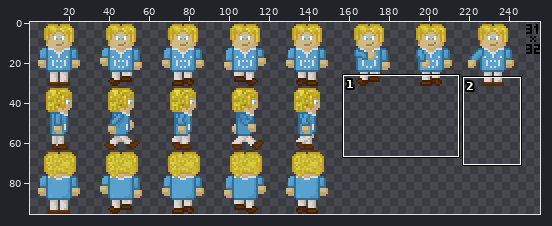
Sprite sheet: TileGame/Resources/Textures/SS-PlayerV3.png. The picture above shows the old version from afar; the outline marks the close-up.
Close-up. First the earlier version:
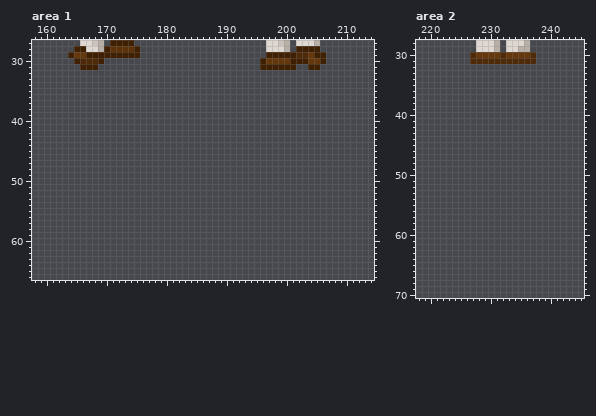
The file is 256x96 pixels. Colours within 5 levels of each other are drawn and written as one. Shown: area 1: x 158..214, y 27..66; area 2: x 218..245, y 28..70. The wide view leaves out empty margins.
New version:
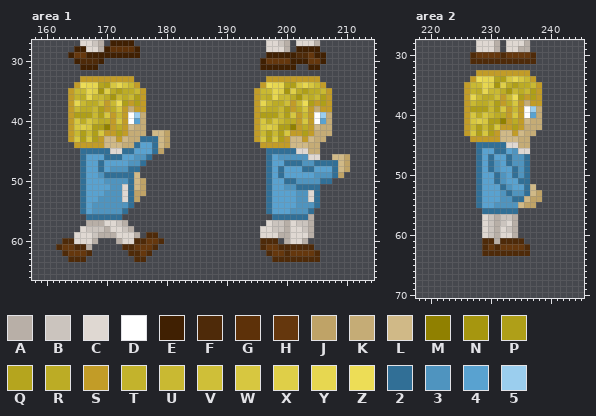
Palette (. is transparent): A #b8afa7  B #cbc4be  C #dfd8d2  D #ffffff  E #402002  F #4e2a09  G #5d3109  H #65370d  J #bfa367  K #c5ac76  L #d0b987  M #908000  N #a6960f  P #af9f18  Q #b5a51e  R #bcac25  S #c29c27  T #c3b32c  U #c9b932  V #cfbf38  W #d7c740  X #dfcf48  Y #e7d750  Z #eddd56  2 #316f96  3 #4f94bf  4 #59a2d0  5 #9bceee
Change:
Changed rows in their new state; - is an unchanged pixel.
Area 1:
first column x 162:
33 ----SSSSSSSSS----------------------SSSSSSSSS-----
34 ---SZYYQPWYWUS--------------------SZYYQPWYWUS----
35 --SUUYXNXRPRRUS------------------SUUYXNXRPRRUS---
36 --STRYUURNURUPS------------------STRYUURNURUPS---
37 --SYURRVSUZPSPS------------------SYURRVSUZPSPS---
38 --SURRUPSRWSKSS------------------SURRUPSRWSKSS---
39 --SPPPUPWSUSD5K------------------SPPPUPWSUSD5K---
40 --SWRWURRSWSD4K------------------SWRWURRSWSD4K---
41 --SWXWPPMSRSLKK------------------SWXWPPMSRSLKK---
42 --SUPUPWSSPSKKK-LLJ--------------SUPUPWSSPSKKK---
43 --SWPWPSLLSLKK222LJ--------------SWPWPSLLSLKK----
44 ---SSSSSLLLKK2442LJ---------------SSSSSLLLKK-----
45 ----22222CC224442J-----------------22222CCKK-----
46 ----244422244332-------------------2433333CC--LLJ
47 ----24424444332--------------------244222332222LJ
48 ----2442433322---------------------242444224442LJ
49 ----244322222L---------------------242444443332J-
50 ----244433332LJ--------------------24422333322---
51 ----2444433C2LJ--------------------244332222-----
52 ----2444333C2JJ--------------------2444433C2-----
53 ----2443333C2J---------------------2444433C2-----
54 ----243333332----------------------244443332-----
55 ----24333332-----------------------24443332------
56 -----222222-------------------------222222A------
57 -----AAACCBA-----------------------CBBACBBA------
58 ----CBBBACCBA---------------------CCBBACCBA------
59 ---CCCBAAACCCA-FF-----------------CCCAACCCA------
60 -FFCCCA---ACCFFHHF----------------FFF-ACCA-------
61 FHHFFA-----FFHHHF-----------------FHHFFFFFF------
62 -FHHHF------FFHF-------------------FHHFHHHHF-----
63 --FFF--------FF---------------------FFFFFFFF-----
Area 2:
first column x 226:
33 --SSSSSSSSS--
34 -SZYYQPWYWUS-
35 SUUYXNXRPRRUS
36 STRYUURNURUPS
37 SYURRVSUZPSPS
38 SURRUPSRWSKSS
39 SPPPUPWSUSD5K
40 SWRWURRSWSD4K
41 SWXWPPMSRSLKK
42 SUPUPWSSPSKKK
43 SWPWPSLLSLKK-
44 -SSSSSLLLKK--
45 --22222CCKK--
46 --2442243CC--
47 --242442332--
48 --242342332--
49 --242344232--
50 --244234232--
51 --244234422--
52 --244423442L-
53 --244432332LJ
54 --24443322LJJ
55 --2443333LJJ-
56 ---222222----
57 ---CBABBA----
58 ---CBABCA----
59 ---CBACBA----
60 ---CBACCA----
61 ---FFAFFFF---
62 ---FHFHHHHF--
63 ---FFFFFFFF--
Boxes around the changes in both close-ups, in picture pixels (x1, y1, x2, y2):
added: (56, 76, 170, 262)
added: (254, 76, 350, 262)
added: (464, 70, 542, 256)
